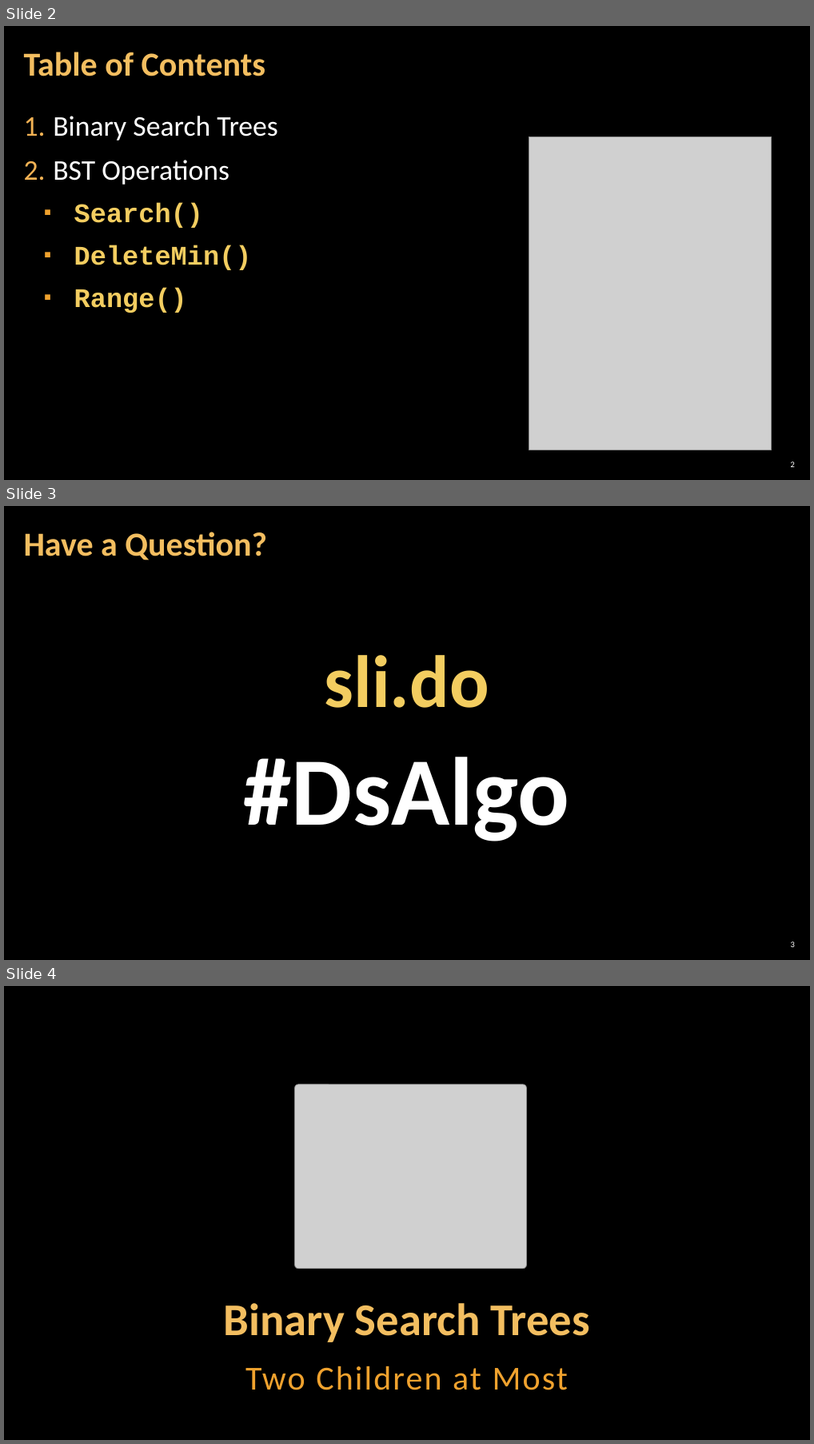
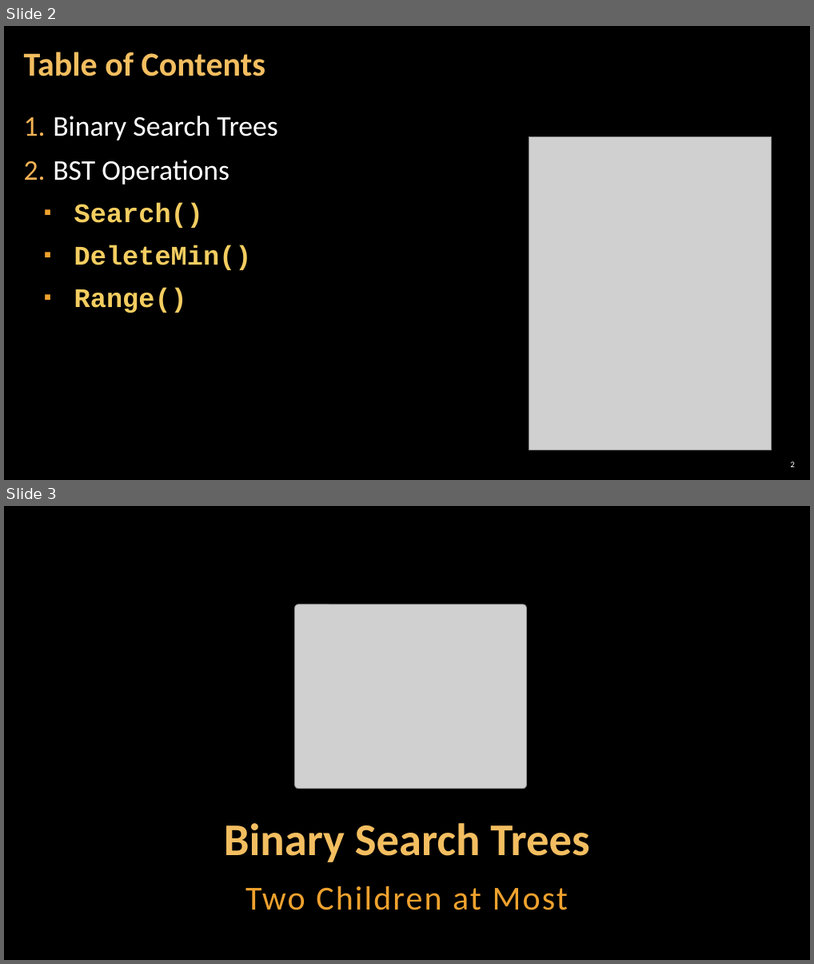
Before and after one commit to astambi/Data-Structures, a slide deck: 00-Resources/04. Data-Structures-Binary-Search-Trees.pptx. Shown one above the other, each under a label of ours: slides 2, 3 and 4 before the commit, slides 2 and 3 after it. The pictures are 814x1444 and 814x964 pixels, drawn with LibreOffice and Linux fonts; fonts in the diff are those of the drawing; grey boxes stand for pictures; background and template pictures are left out. Boxes give left, top, right and bottom in pixels: in the first picture for what was removed or moved away, otherwise in the second. Text is boxed around its words. In the diff, an @@ line names an element or a change of style, - is before the commit and + after.

```diff
--- a/00-Resources/04. Data-Structures-Binary-Search-Trees.pptx
+++ b/00-Resources/04. Data-Structures-Binary-Search-Trees.pptx
@@ slide 3 removed at bbox=[4, 506, 810, 960], background picture (left out) @@
@@ title removed at bbox=[24, 532, 267, 560] @@
-Have a Question?
@@ text removed at bbox=[244, 655, 570, 841] @@
-sli.do
-#DsAlgo
@@ page number removed at bbox=[791, 941, 795, 947] @@
-3
@@ what was slide 4 is now slide 3 @@
```
Also in this commit, not shown: 3 other slides removed, 2 other files.
